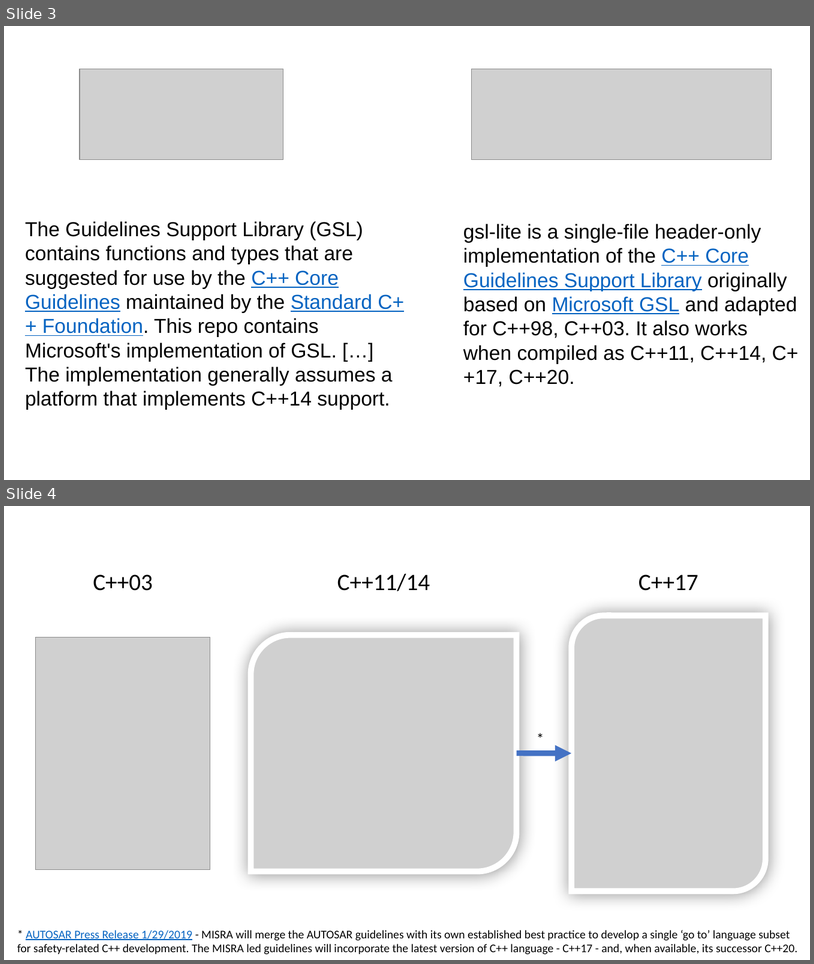
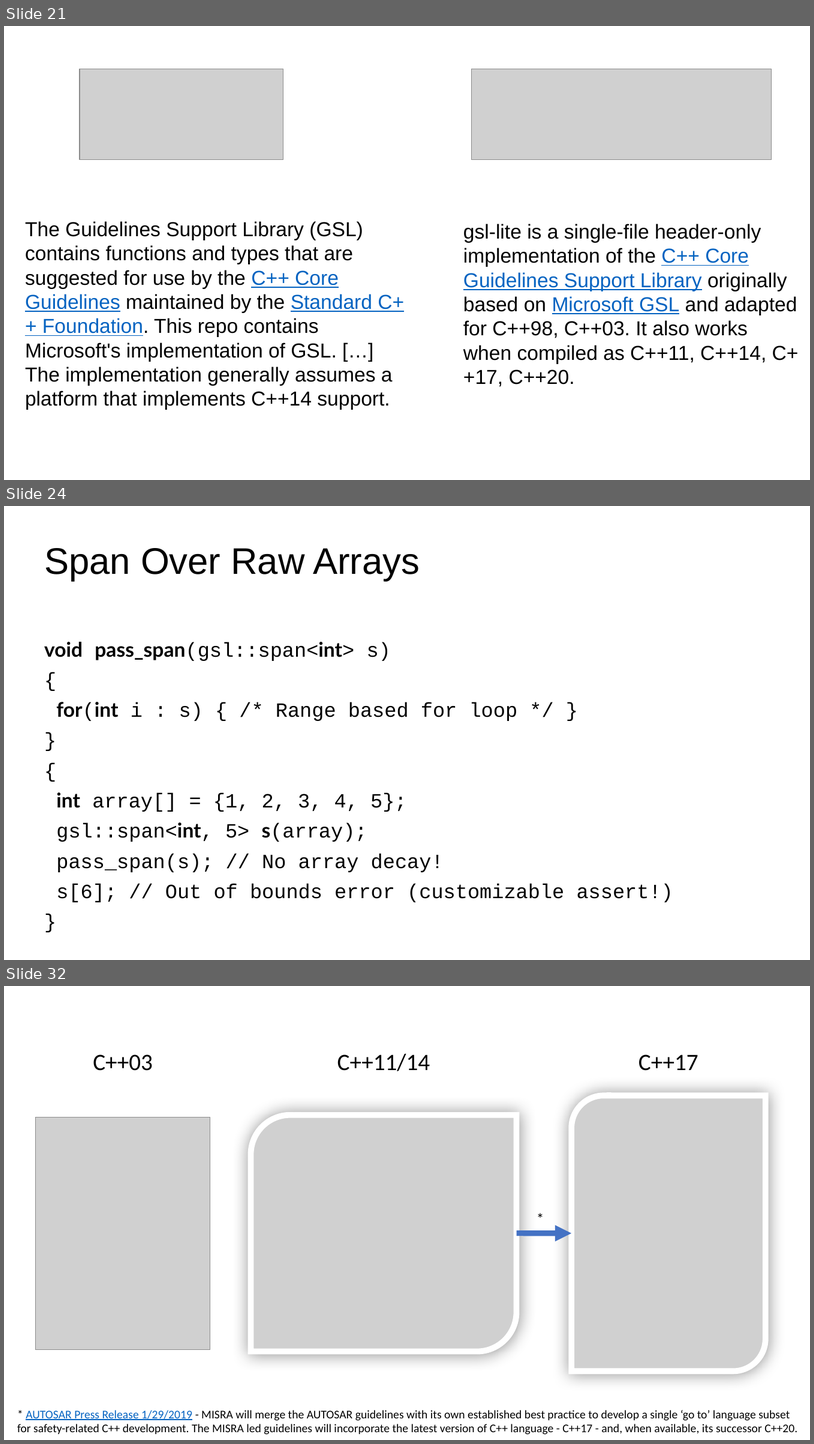
Before and after one commit to LongArmMcGee/cpp-safety, a slide deck: images/safe_cpp_graphics.pptx. Shown one above the other, each under a label of ours: slides 3 and 4 before the commit, slides 21, 24 and 32 after it; the slides between them are not shown. The pictures are 814x964 and 814x1444 pixels, drawn with LibreOffice and Linux fonts; fonts in the diff are those of the drawing; grey boxes stand for pictures. Boxes give left, top, right and bottom in pixels: in the first picture for what was removed or moved away, otherwise in the second. Text is boxed around its words. In the diff, an @@ line names an element or a change of style, - is before the commit and + after.

```diff
--- a/images/safe_cpp_graphics.pptx
+++ b/images/safe_cpp_graphics.pptx
@@ slide 24 added at (4,506,810,960), background #FFFFFF @@
@@ title added at (44,548,420,580), 44 pt, text #000000 @@
+Span Over Raw Arrays
@@ subtitle added at (44,642,674,902), 24 pt, text #000000 @@
+void pass_span(gsl::span<int> s)
+{
+for(int i : s) { /* Range based for loop */ }
+}
+{
+int array[] = {1, 2, 3, 4, 5};
+gsl::span<int, 5> s(array);
+pass_span(s); // No array decay!
+s[6]; // Out of bounds error (customizable assert!)
+}
@@ what was slide 3 is now slide 21 @@
@@ what was slide 4 is now slide 32 @@
```
Also in this commit, not shown: 29 other slides added.
